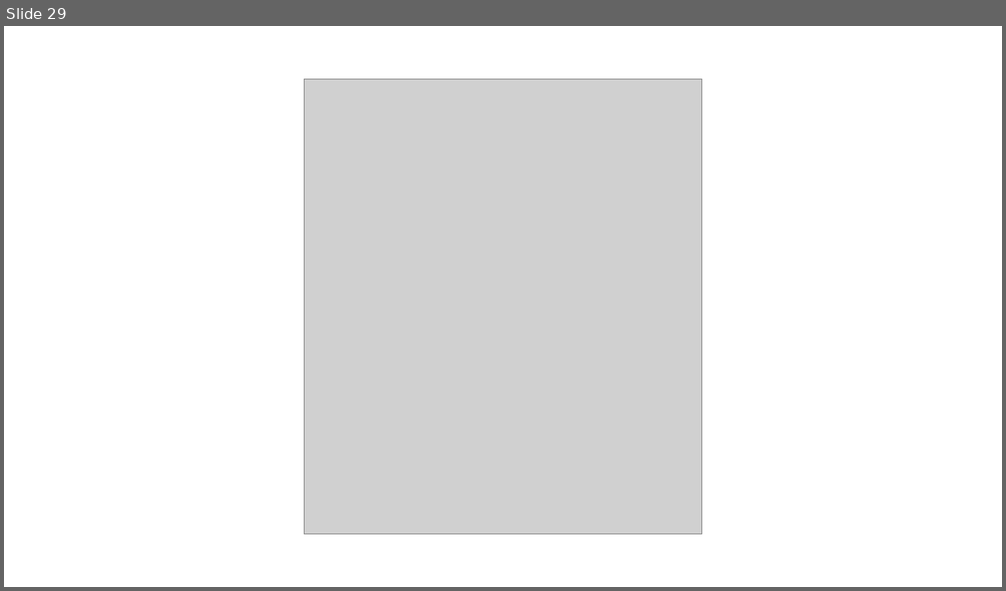
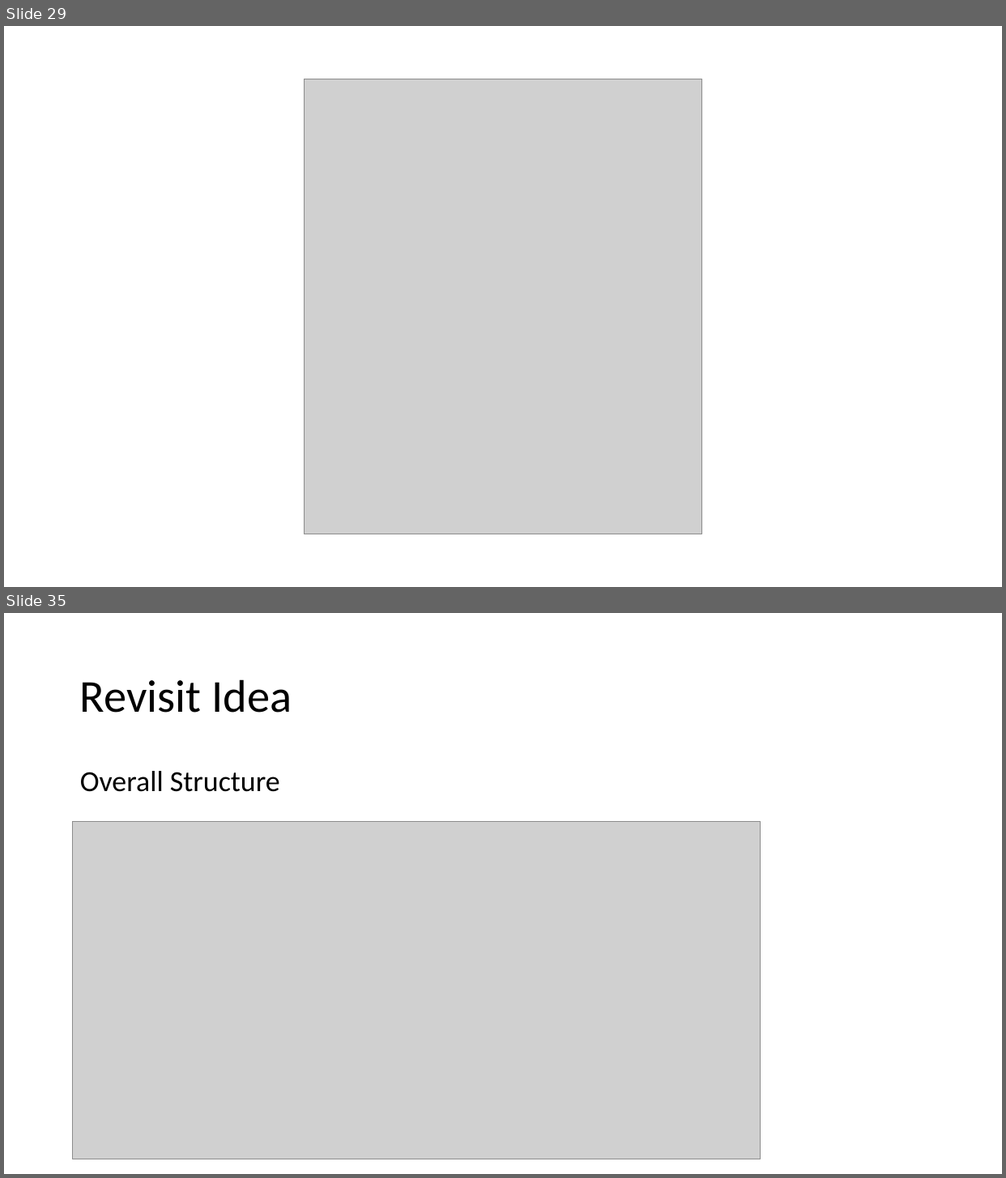
Before and after one commit to Z1hanW/Z1hanW.github.io, a slide deck: img/headers/Presentation_During_Meeting [Auto-saved].pptx. Shown one above the other, each under a label of ours: slide 29 before the commit, slides 29 and 35 after it; the slides between them are not shown. The pictures are 1006x591 and 1006x1178 pixels, drawn with LibreOffice and Linux fonts; fonts in the diff are those of the drawing; grey boxes stand for pictures. Boxes give left, top, right and bottom in pixels: in the first picture for what was removed or moved away, otherwise in the second. Text is boxed around its words. In the diff, an @@ line names an element or a change of style, - is before the commit and + after.

```diff
--- a/img/headers/Presentation_During_Meeting [Auto-saved].pptx
+++ b/img/headers/Presentation_During_Meeting [Auto-saved].pptx
@@ slide 35 added at box(4, 613, 1002, 1174), background #FFFFFF @@
@@ title added at box(80, 679, 292, 713), 44 pt, text #000000 @@
+Revisit Idea
@@ text added at box(80, 771, 280, 792), 28 pt, text #000000 @@
+Overall Structure
@@ picture added at box(73, 821, 761, 1160) @@
```
Also in this commit, not shown: 8 other slides added, 4 other files.
